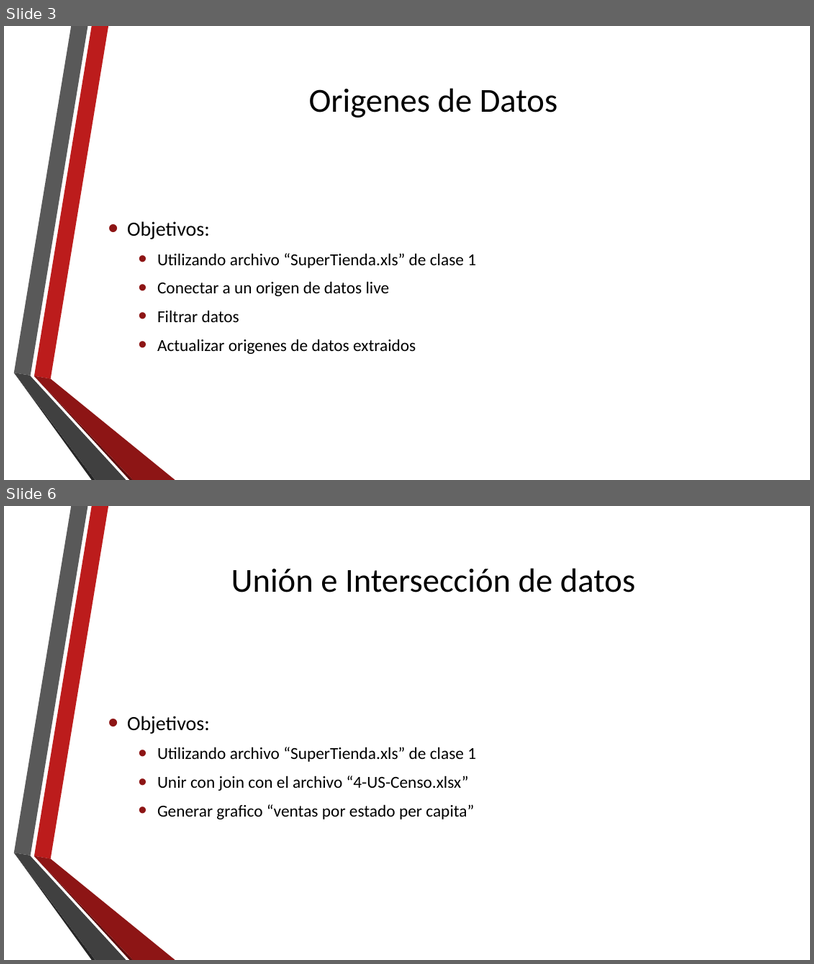
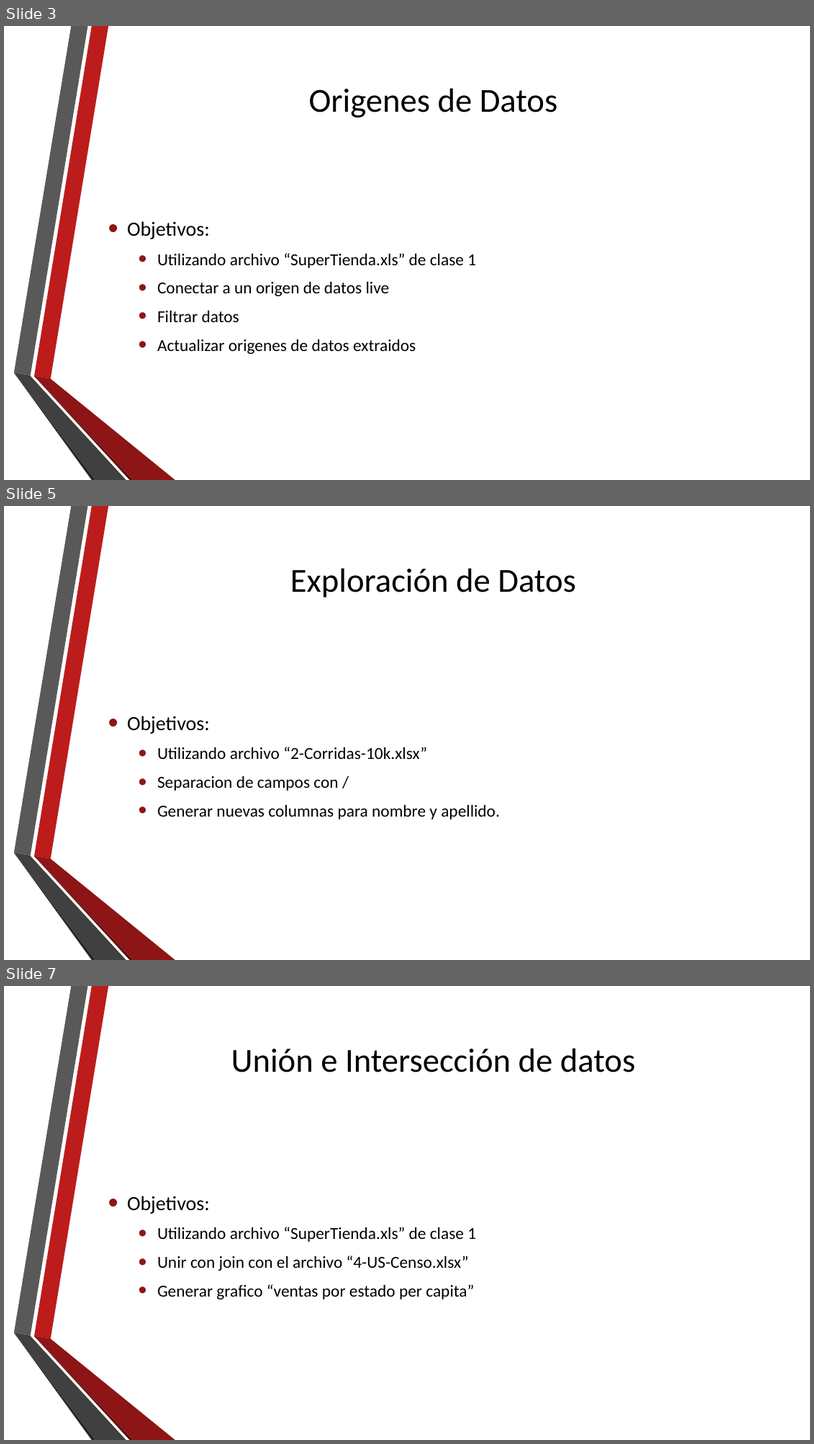
Before and after one commit to mongaru/curso-analisis-datos-2018, a slide deck: clase-2/UNI-Curso-Analisis-Datos-Clase-2.pptx. Shown one above the other, each under a label of ours: slides 3 and 6 before the commit, slides 3, 5 and 7 after it; the slides between them are not shown. The pictures are 814x964 and 814x1444 pixels, drawn with LibreOffice and Linux fonts; fonts in the diff are those of the drawing; background and template pictures are left out. Boxes give left, top, right and bottom in pixels: in the first picture for what was removed or moved away, otherwise in the second. Text is boxed around its words. In the diff, an @@ line names an element or a change of style, - is before the commit and + after.

```diff
--- a/clase-2/UNI-Curso-Analisis-Datos-Clase-2.pptx
+++ b/clase-2/UNI-Curso-Analisis-Datos-Clase-2.pptx
@@ slide 5 added at <box>4,506,810,960</box>, background picture (left out); not listed: 6 template elements that a slide beside it also shows @@
@@ title added at <box>291,568,576,597</box>, 40 pt, text #000000 @@
+Exploración de Datos
@@ text added at <box>127,716,500,819</box>, 20 pt, text #000000 @@
+• Objetivos:
+  • Utilizando archivo “2-Corridas-10k.xlsx”
+  • Separacion de campos con /
+  • Generar nuevas columnas para nombre y apellido.
@@ what was slide 6 is now slide 7 @@
```
Also in this commit, not shown: 3 slides changed.
